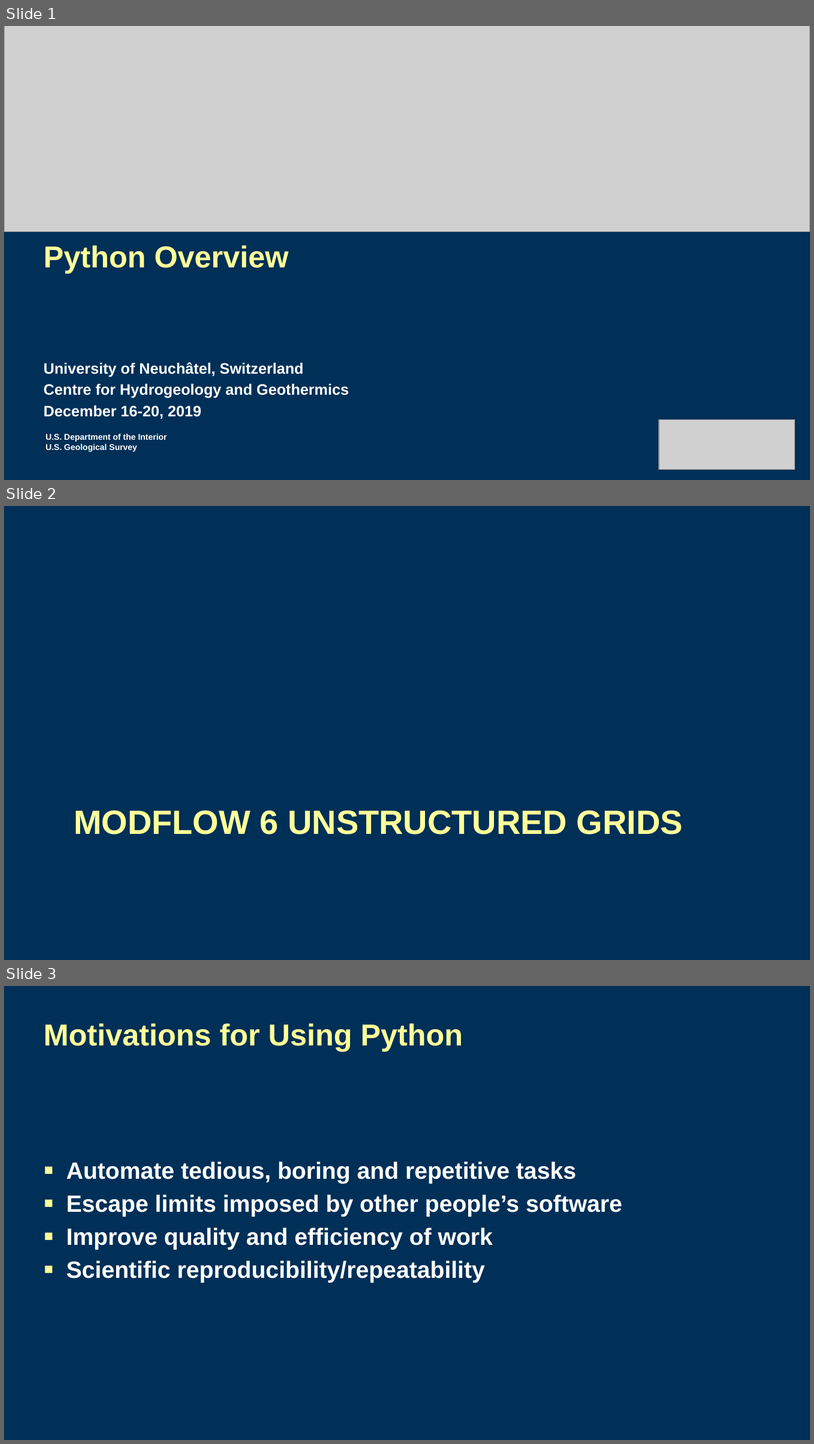
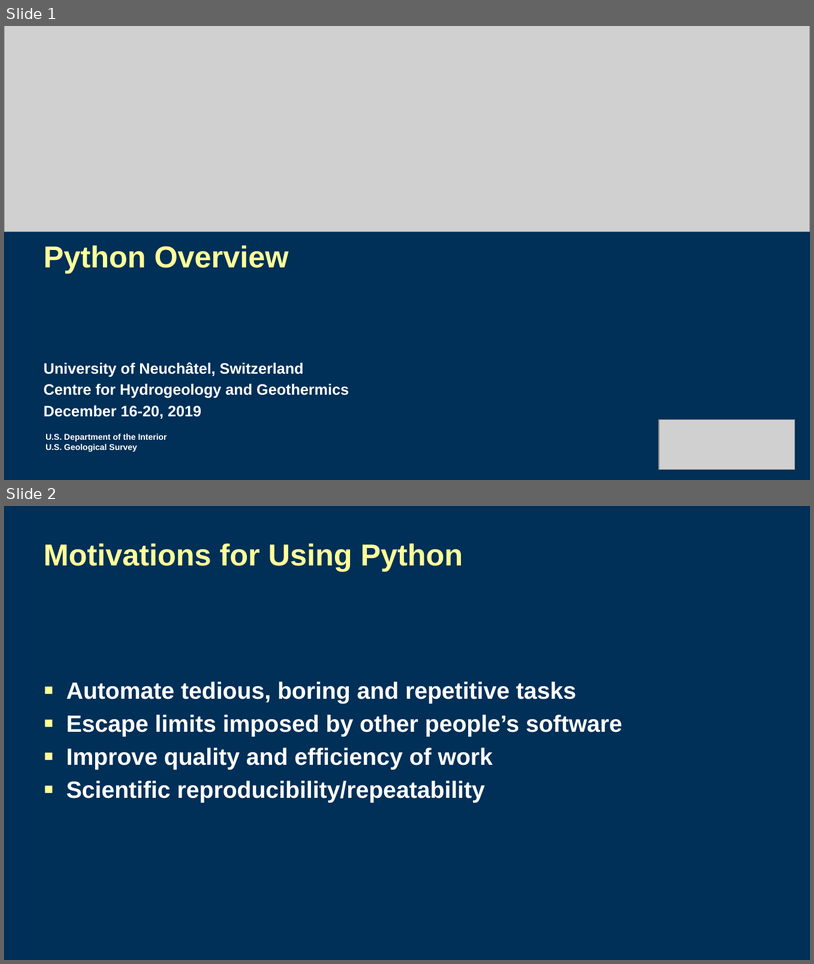
Before and after one commit to mnfienen/mf6flopy2019_Neuchatel, a slide deck: presentations/Python/python_overview.pptx. Shown one above the other, each under a label of ours: slides 1, 2 and 3 before the commit, slides 1 and 2 after it. The pictures are 814x1444 and 814x964 pixels, drawn with LibreOffice and Linux fonts; fonts in the diff are those of the drawing; grey boxes stand for pictures; background and template pictures are left out. Boxes give left, top, right and bottom in pixels: in the first picture for what was removed or moved away, otherwise in the second. Text is boxed around its words. In the diff, an @@ line names an element or a change of style, - is before the commit and + after.

Commit message:
one more ppt fix

```diff
--- a/presentations/Python/python_overview.pptx
+++ b/presentations/Python/python_overview.pptx
@@ slide 2 removed at [4,506,810,960], background #002F57 @@
@@ title removed at [74,810,683,834] @@
-MODFLOW 6 UNSTRUCTURED GRIDS
@@ what was slide 3 is now slide 2 @@
```
